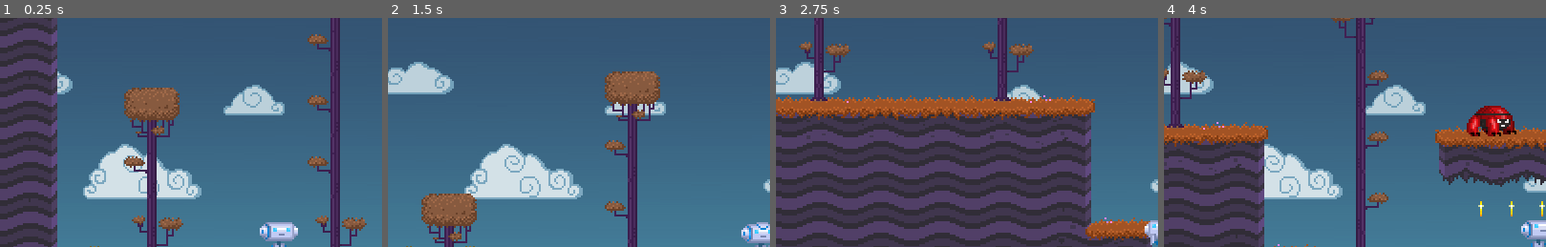
Above: before the commit, frames 1-4 (left to right).
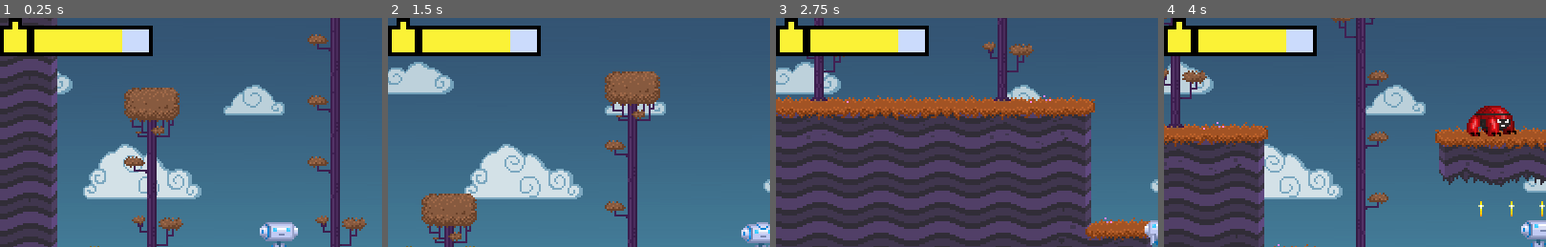
Above: after the commit, the same moments.

Repository: Paulsville/FullyCharged
Game: Godot game, scene res://Stage.tscn
The game is run twice, just before and just after one commit, with the same random seed, the same clock (stepped at 60 frames per second) and the same inputs.
Inputs:
- Up to frame 1 (0.25 s): no input
- Up to frame 2 (1.5 s): hold Right (move_right) from 0.53 s (still down); tap Space (shoot) at 0.6, 1.35 s; tap Up (jump) at 0.77 s
- Up to frame 3 (2.75 s): tap Up (jump) at 1.52 s; release Right (move_right) at 2.03 s; hold Left (move_left) from 2.03 s (still down); tap Space (shoot) at 2.1 s
- Up to frame 4 (4 s): release Left (move_left) at 2.78 s; hold Right (move_right) from 2.78 s (still down); tap Space (shoot) at 2.85, 3.6 s; tap Up (jump) at 3.02, 3.77 s
The pictures show only the part of the screen within x 0-50%, y 0-50%; the shares and areas given below are measured in that part.

The runs differ from the first frame. In frame 1, 5.5% of the frame differs, in the area x 0-40%, y 0-17%; in frame 2, 5.5%; in frame 3, 5.5%; in frame 4, 5.5%.
Error after the commit: Parse Error: Parse error: Spaces used before tabs on a line (res://GUI/energy_bar.gd:19)

Commit message:
energy bar working with player signals

Diff:
--- /dev/null
+++ b/GUI/EnergyBar.tscn
@@ -0,0 +1,26 @@
+[gd_scene load_steps=5 format=2]
+
+[ext_resource path="res://GUI/energy_bar.gd" type="Script" id=1]
+[ext_resource path="res://GUI/icon.png" type="Texture" id=2]
+[ext_resource path="res://GUI/energy_bar_bg.png" type="Texture" id=3]
+[ext_resource path="res://GUI/energy_bar_fill.png" type="Texture" id=4]
+
+[node name="EnergyBar" type="Node2D"]
+script = ExtResource( 1 )
+
+[node name="TextureRect" type="TextureRect" parent="."]
+margin_right = 800.0
+margin_bottom = 40.0
+texture = ExtResource( 2 )
+
+[node name="Bar" type="TextureProgress" parent="."]
+margin_left = 32.0
+margin_top = 8.0
+margin_right = 832.0
+margin_bottom = 48.0
+max_value = 20.0
+value = 15.0
+texture_under = ExtResource( 3 )
+texture_progress = ExtResource( 4 )
+
+[node name="Tween" type="Tween" parent="."]
--- /dev/null
+++ b/GUI/energy_bar.gd
@@ -0,0 +1,19 @@
+extends Node2D
+
+onready var bar = $Bar
+onready var tween = $Tween
+
+var animated_health = 0
+
+func _ready():
+	var player_max_health = $"../../Player".ENERGY_MAX
+	bar.max_value = player_max_health
+	animated_health = player_max_health
+
+func _process(delta):
+	bar.value = animated_health
+
+func _on_player_energy_updated(health):
+	tween.interpolate_property(self, "animated_health", animated_health, health, 0.3, Tween.TRANS_LINEAR, Tween.EASE_IN)
+	if not tween.is_active():
+    	tween.start()
--- a/Stage.tscn
+++ b/Stage.tscn
@@ -8,6 +8,7 @@
 [ext_resource path="res://enemy/Enemy.tscn" type="PackedScene" id=6]
 [ext_resource path="res://background/ParallaxBg.tscn" type="PackedScene" id=7]
 [ext_resource path="res://audio/music.ogg" type="AudioStream" id=8]
+[ext_resource path="res://GUI/EnergyBar.tscn" type="PackedScene" id=9]
 
 [node name="Stage" type="Node"]
 
@@ -21,6 +22,7 @@
 }
 
 [node name="Coins" type="Node" parent="."]
+editor/display_folded = true
 
 [node name="Coin1" parent="Coins" instance=ExtResource( 2 )]
 position = Vector2( 672, 1179 )
@@ -149,6 +151,7 @@
 position = Vector2( 4172.75, 541.058 )
 
 [node name="Props" type="Node" parent="."]
+editor/display_folded = true
 
 [node name="MovingPlatform" parent="Props" instance=ExtResource( 3 )]
 position = Vector2( 1451.86, 742.969 )
@@ -217,6 +220,7 @@
 position = Vector2( 299.516, 1048.31 )
 
 [node name="Enemies" type="Node" parent="."]
+editor/display_folded = true
 
 [node name="Enemy1" parent="Enemies" instance=ExtResource( 6 )]
 position = Vector2( 734.693, 1064.22 )
@@ -266,3 +270,8 @@
 [node name="Music" type="AudioStreamPlayer" parent="."]
 stream = ExtResource( 8 )
 autoplay = true
+
+[node name="GUI" type="CanvasLayer" parent="."]
+
+[node name="EnergyBar" parent="GUI" instance=ExtResource( 9 )]
+[connection signal="energy_updated" from="Player" to="GUI/EnergyBar" method="_on_player_energy_updated"]
--- a/coin/Coin.tscn
+++ b/coin/Coin.tscn
@@ -102,7 +102,7 @@
 flag_disable_z = true
 gravity = Vector3( 0, 90, 0 )
 initial_velocity = 121.98
-angular_velocity = -2.49891e+38
+angular_velocity = -2.49891e+038
 orbit_velocity = 0.0
 orbit_velocity_random = 0.0
 scale = 0.2
@@ -137,5 +137,4 @@
 
 [node name="Enabler" type="VisibilityEnabler2D" parent="."]
 pause_particles = false
-
 [connection signal="body_entered" from="." to="." method="_on_coin_body_enter"]
--- a/player/player.gd
+++ b/player/player.gd
@@ -2,6 +2,7 @@
 
 class_name Player
 
+signal energy_updated
 
 const GRAVITY_VEC = Vector2(0, 900)
 const FLOOR_NORMAL = Vector2(0, -1)
@@ -15,13 +16,15 @@
 var linear_vel = Vector2()
 var shoot_time = 99999 # time since last shot
 
+const ENERGY_MAX = 100
+var ENERGY_CUR = 100
+
 var anim = ""
 
 # cache the sprite here for fast access (we will set scale to flip it often)
 onready var sprite = $Sprite
 # cache bullet for fast access
 var Bullet = preload("res://player/Bullet.tscn")
-
 
 func _physics_process(delta):
 	# Increment counters
Binary file added: GUI/energy_bar_bg.png
Not shown, added: GUI/energy_bar_bg.png.import
Binary file added: GUI/energy_bar_fill.png
Not shown, added: GUI/energy_bar_fill.png.import
Binary file added: GUI/icon.png
Not shown, added: GUI/icon.png.import
Not shown: 1 places in Stage.tscn that only renumber resources
